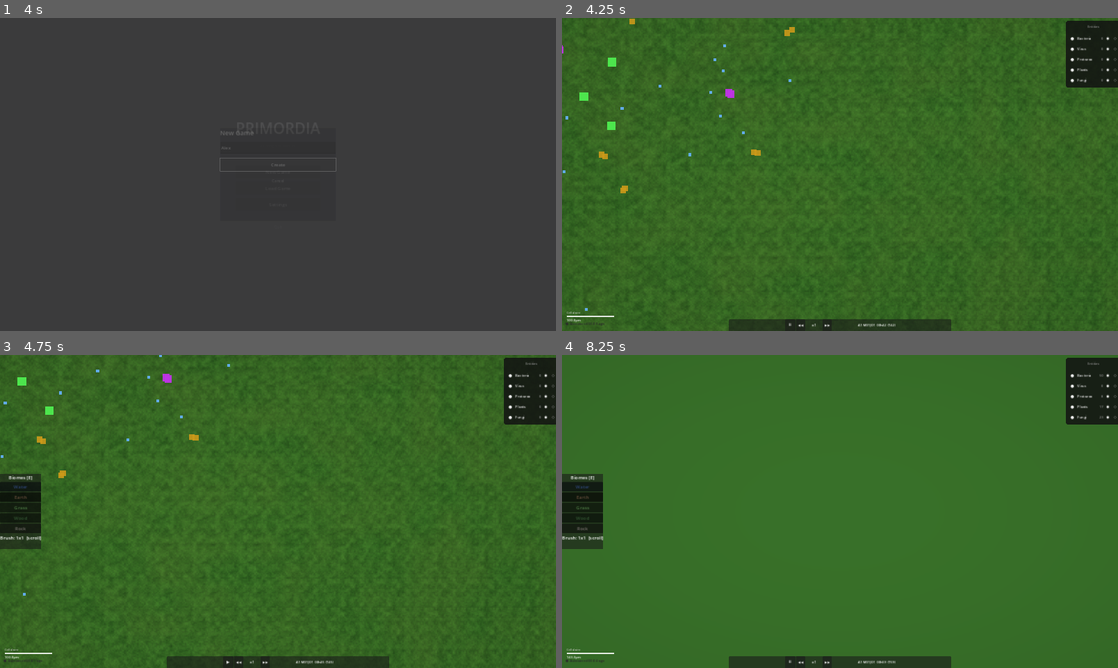
Above: before the commit, frames 1-4 (two rows, left to right).
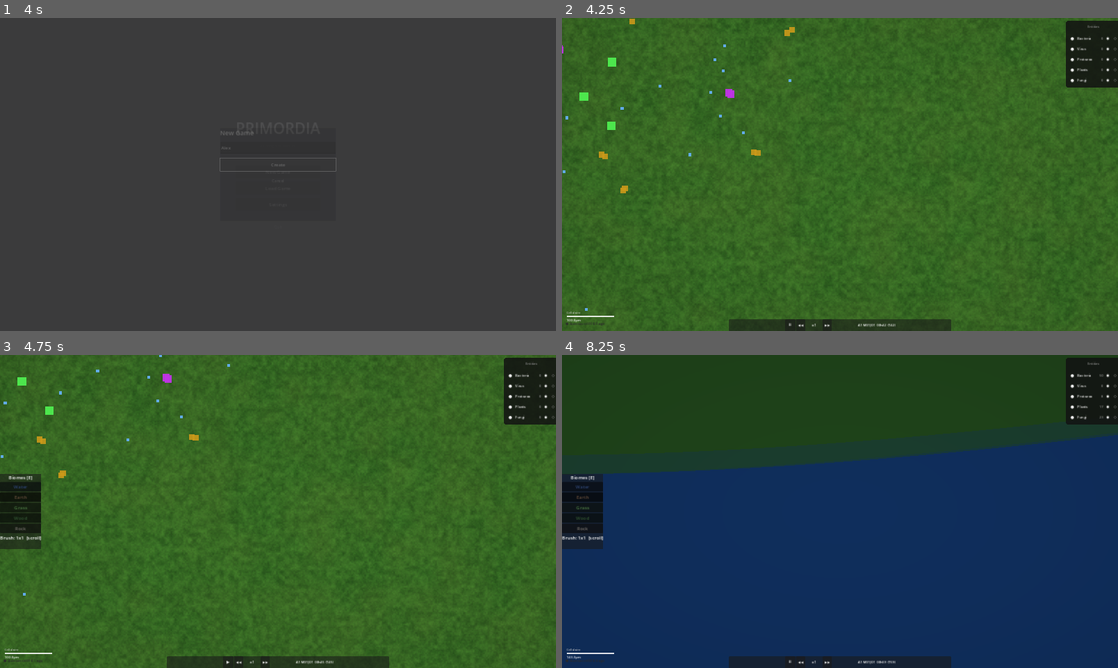
Above: after the commit, the same moments.

Repository: trinityUwU/Primordia
Game: Godot game, scene res://scenes/MainMenu.tscn
Same seed, same stepped clock (60 frames per second), same inputs: the game is played once before the commit and once after it.
Inputs (mouse positions are in pixels of both pictures, inside the frame that each line leads up to):
- Up to frame 1 (4 s): tap Enter at 0.5 s; move the mouse to (400, 158) at 0.52 s; hold D 0.53-1.25 s; tap H at 0.6 s; click (400, 158) at 0.67 s; tap Space at 0.77 s; click "New Game" at 1.25 s; click (278, 146) at 2.02 s; type "Alex" at 2.1 s; click "New Game" at 2.75 s; click "Create" at 3.5 s
- Up to frame 2 (4.25 s): no input
- Up to frame 3 (4.75 s): move the mouse to (166, 527) at 4.27 s; hold S from 4.28 s (still down); tap E at 4.35 s; tap Space at 4.52 s
- Up to frame 4 (8.25 s): move the mouse to (895, 442) at 5.02 s; release S at 5.03 s; hold D 5.03-5.78 s; tap G at 5.1 s; move the mouse to (812, 574) at 5.77 s; hold W 5.78-6.53 s; tap 1 at 5.85 s; click (812, 574) at 5.92 s; tap Space at 6.02, 6.77, 7.52 s; move the mouse to (1006, 558) at 6.52 s; hold A 6.53-8.03 s; tap 2 at 6.6 s; move the mouse to (673, 464) at 7.27 s; tap 3 at 7.35 s; move the mouse to (867, 511) at 8.02 s; hold S from 8.03 s (still down); tap 4 at 8.1 s; click (867, 511) at 8.17 s

Frame 1 is identical in both runs. In frame 2, 0.5% of the frame differs, in the area x 0-100%, y 0-100%; in frame 3, 0.5%; in frame 4, 96%.

Commit message:
fix: camera lerp snap, hash sans sin() artéfacts, macro_noise domain-warp 3 octaves — élimine quadrillage procédural

Diff:
--- a/scripts/world/WorldCamera.gd
+++ b/scripts/world/WorldCamera.gd
@@ -47,7 +47,10 @@
 func _process(delta: float) -> void:
 	var current_zoom: float = zoom.x
 	var new_zoom: float = maxf(lerpf(current_zoom, _target_zoom, ZOOM_SPEED * delta), ZOOM_MIN)
-	if abs(new_zoom - zoom.x) > 0.000001:
+	# Snap to target when close enough to avoid infinite lerp drift
+	if abs(new_zoom - _target_zoom) < _target_zoom * 0.0005:
+		new_zoom = _target_zoom
+	if new_zoom != zoom.x:
 		zoom = Vector2(new_zoom, new_zoom)
 		zoom_changed.emit(new_zoom)
 	_handle_wasd(delta)
--- a/shaders/biome.gdshader
+++ b/shaders/biome.gdshader
@@ -14,23 +14,27 @@
 
 // ── Hashing / noise ──────────────────────────────────────────────────────────
 
+// High-quality hash — no sin(), no repetition artifacts at large coords
+float hash(vec2 p) {
+	p = fract(p * vec2(443.897, 441.423));
+	p += dot(p, p + 19.19);
+	return fract(p.x * p.y);
+}
+
+vec2 hash2(vec2 p) {
+	p = fract(p * vec2(443.897, 441.423));
+	p += dot(p, p + 19.19);
+	return fract(vec2(p.x * p.y, p.y * p.x + 0.31));
+}
+
+float hash3(vec3 p) {
+	p = fract(p * vec3(443.897, 441.423, 437.195));
+	p += dot(p, p + 19.19);
+	return fract(p.x * p.y * p.z);
+}
+
 vec2 chunk_jitter(ivec2 c) {
-	vec2 cf = vec2(c);
-	float h1 = fract(sin(dot(cf, vec2(127.1, 311.7))) * 43758.5453);
-	float h2 = fract(sin(dot(cf, vec2(269.5,  183.3))) * 43758.5453);
-	return (vec2(h1, h2) - 0.5) * 0.65;
-}
-
-float hash(vec2 p) {
-	p = fract(p * vec2(127.1, 311.7));
-	p += dot(p, p + 34.23);
-	return fract(p.x * p.y);
-}
-
-float hash3(vec3 p) {
-	p = fract(p * vec3(127.1, 311.7, 74.7));
-	p += dot(p, p + 34.23);
-	return fract(p.x * p.y * p.z);
+	return (hash2(vec2(c) + world_seed_f * 0.00001) - 0.5) * 0.7;
 }
 
 float noise(vec2 p) {
@@ -149,23 +153,26 @@
 // ── Procedural biome from world noise (macro LOD — no texture) ──────────────
 
 // Smooth value noise seeded by world_seed_f offset
+// Value noise with domain-warped seed offset — no repetition artifacts
 float snoise(vec2 p, float seed_off) {
-	p += vec2(seed_off * 0.001, seed_off * 0.0013);
+	// Domain warp: shift p by a hash of the seed to break any grid alignment
+	vec2 warp = hash2(vec2(seed_off * 0.037, seed_off * 0.073)) * 100.0;
+	p += warp;
 	vec2 i = floor(p);
 	vec2 f = fract(p);
 	f = f * f * (3.0 - 2.0 * f);
 	return mix(
-		mix(hash(i + vec2(0,0) + seed_off * 0.1),
-		    hash(i + vec2(1,0) + seed_off * 0.1), f.x),
-		mix(hash(i + vec2(0,1) + seed_off * 0.1),
-		    hash(i + vec2(1,1) + seed_off * 0.1), f.x),
+		mix(hash(i),              hash(i + vec2(1,0)), f.x),
+		mix(hash(i + vec2(0,1)),  hash(i + vec2(1,1)), f.x),
 		f.y);
 }
 
-// 2-octave noise — cheap, sufficient for biome shape at macro zoom
+// 3-octave fbm for biome shapes — enough variation without repetition
 float macro_noise(vec2 world_chunk, float freq, float seed_off) {
 	vec2 p = world_chunk * freq;
-	float v = snoise(p, seed_off) * 0.6 + snoise(p * 2.1, seed_off + 37.0) * 0.4;
+	float v  = snoise(p,         seed_off)        * 0.50;
+	      v += snoise(p * 2.13,  seed_off + 47.3) * 0.30;
+	      v += snoise(p * 4.57,  seed_off + 91.7) * 0.20;
 	return clamp(v, 0.0, 1.0);
 }
 
